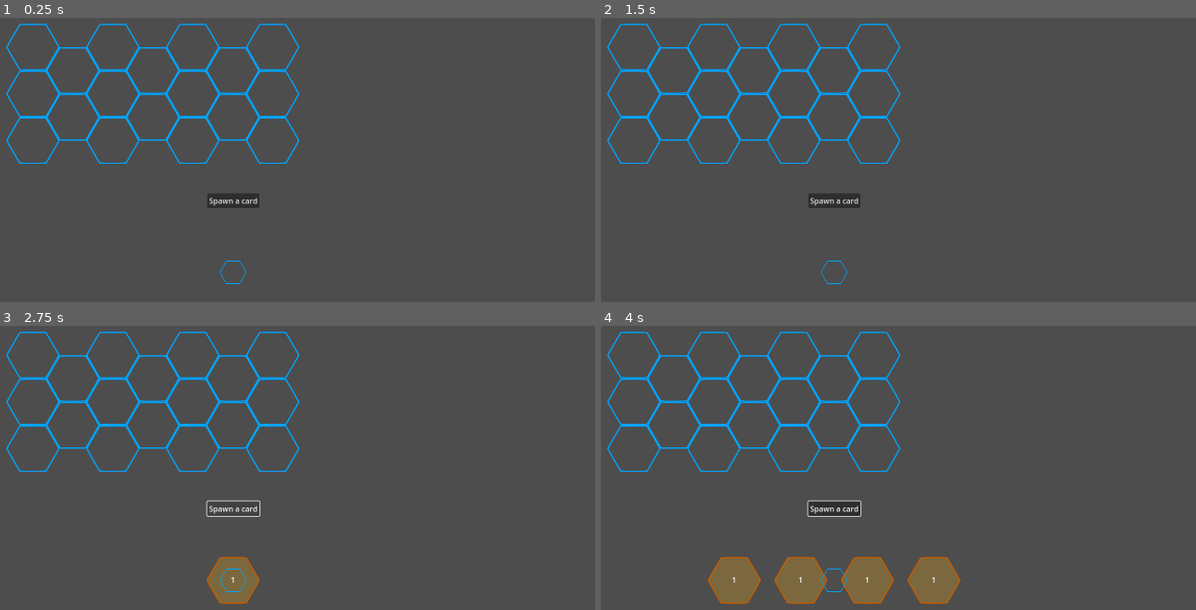
Above: before the commit, frames 1-4 (two rows, left to right).
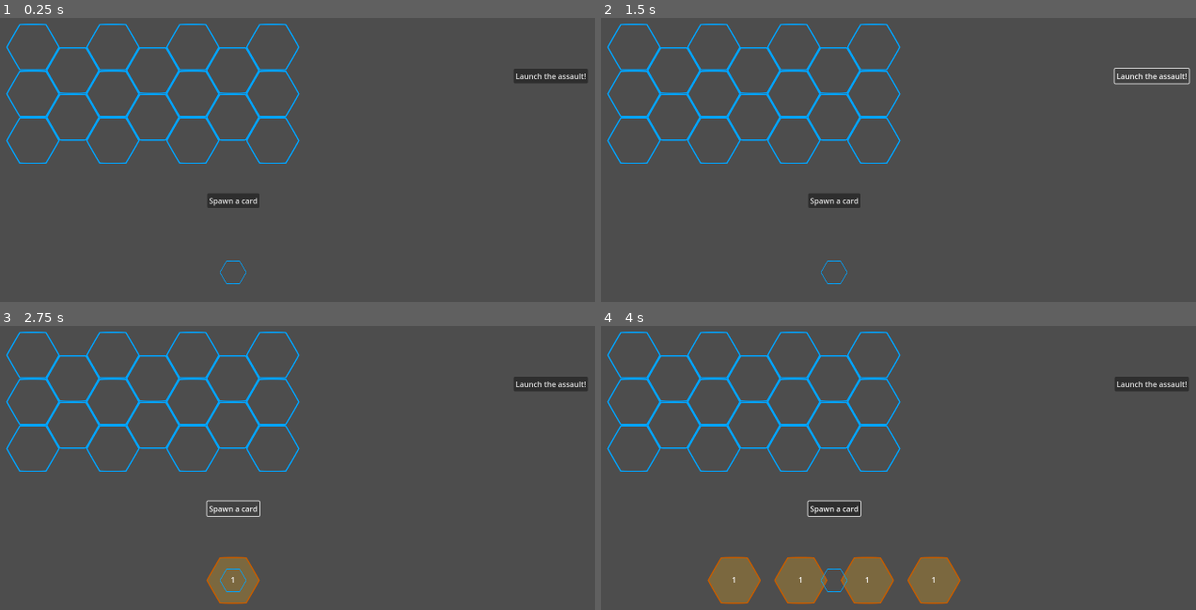
Above: after the commit, the same moments.

Repository: tysia2512/buzzco
Game: Godot game, scene res://scenes/main.tscn
The game is run twice, just before and just after one commit, with the same random seed, the same clock (stepped at 60 frames per second) and the same inputs.
Inputs (mouse positions are in pixels of both pictures, inside the frame that each line leads up to):
- Up to frame 1 (0.25 s): no input
- Up to frame 2 (1.5 s): click (1154, 74) at 0.5 s, where only the run after the commit has a clickable "Launch the assault!"; click (1154, 74) at 1.25 s, where only the run after the commit has a clickable "Launch the assault!"
- Up to frame 3 (2.75 s): click "Spawn a card" at 2 s
- Up to frame 4 (4 s): tap Enter at 2.75 s; move the mouse to (999, 453) at 2.77 s; hold Up (ui_up) 2.78-3.5 s; tap O at 2.85 s; click (999, 453) at 2.92 s; tap Space (ui_select) at 3.02, 3.5 s; drag from (684, 496) to (797, 558) at 3.52 s

The runs differ from the first frame. In frame 1, 0.6% of the frame differs, in the area x 86-99%, y 17-23%; in frame 2, 0.3%; in frame 3, 0.6%; in frame 4, 0.6%.

Commit message:
Put scripts in a new folder

Diff:
--- a/scenes/card.tscn
+++ b/scenes/card.tscn
@@ -1,6 +1,6 @@
 [gd_scene load_steps=3 format=3 uid="uid://dpctul3yh8g03"]
 
-[ext_resource type="Script" uid="uid://ckwpxrboijb8j" path="res://scenes/card.gd" id="1_6u4wf"]
+[ext_resource type="Script" uid="uid://ckwpxrboijb8j" path="res://scripts/card.gd" id="1_6u4wf"]
 [ext_resource type="Texture2D" uid="uid://dt3425k0ene5n" path="res://assets/hex_blue copy.svg" id="1_d81rb"]
 
 [node name="Card" type="Node2D"]
--- a/scenes/deck_n_hand.tscn
+++ b/scenes/deck_n_hand.tscn
@@ -1,7 +1,7 @@
 [gd_scene load_steps=4 format=3 uid="uid://qm813tqd45mo"]
 
-[ext_resource type="Script" uid="uid://cyupccclserhd" path="res://scenes/deck_n_hand.gd" id="1_fmhf8"]
-[ext_resource type="Script" uid="uid://0feak1ytnkat" path="res://scenes/card_spawn_point.gd" id="2_8h5ks"]
+[ext_resource type="Script" uid="uid://cyupccclserhd" path="res://scripts/deck_n_hand.gd" id="1_fmhf8"]
+[ext_resource type="Script" uid="uid://0feak1ytnkat" path="res://scripts/card_spawn_point.gd" id="2_8h5ks"]
 [ext_resource type="Texture2D" uid="uid://cea7tuoyppfy8" path="res://assets/hex_blue.svg" id="3_8h5ks"]
 
 [node name="DeckNHand" type="Node2D"]
--- a/scenes/grid_tile.tscn
+++ b/scenes/grid_tile.tscn
@@ -1,8 +1,8 @@
 [gd_scene load_steps=4 format=3 uid="uid://qvga7oo7m85q"]
 
-[ext_resource type="Script" uid="uid://cewurguepsev6" path="res://scenes/grid_tile.gd" id="1_0v2c5"]
+[ext_resource type="Script" uid="uid://cewurguepsev6" path="res://scripts/grid_tile.gd" id="1_0v2c5"]
 [ext_resource type="Texture2D" uid="uid://cea7tuoyppfy8" path="res://assets/hex_blue.svg" id="1_wprxu"]
-[ext_resource type="Script" uid="uid://dh2wsik7lhugt" path="res://scenes/grid_tile_sprite.gd" id="3_uvppq"]
+[ext_resource type="Script" uid="uid://dh2wsik7lhugt" path="res://scripts/grid_tile_sprite.gd" id="3_uvppq"]
 
 [node name="GridTile" type="Node2D"]
 script = ExtResource("1_0v2c5")
--- a/scenes/main.tscn
+++ b/scenes/main.tscn
@@ -1,7 +1,8 @@
-[gd_scene load_steps=3 format=3 uid="uid://rgnja06btpb7"]
+[gd_scene load_steps=4 format=3 uid="uid://rgnja06btpb7"]
 
 [ext_resource type="PackedScene" uid="uid://q1bx0oxeisoc" path="res://scenes/grid.tscn" id="1_0wfyh"]
 [ext_resource type="PackedScene" uid="uid://qm813tqd45mo" path="res://scenes/deck_n_hand.tscn" id="2_sugp2"]
+[ext_resource type="Script" uid="uid://da7y0ixwnlfln" path="res://scripts/point_counter.gd" id="3_sugp2"]
 
 [node name="Main" type="Node2D"]
 
@@ -18,8 +19,17 @@
 offset_top = 45.0
 offset_right = 1512.0
 offset_bottom = 109.0
+script = ExtResource("3_sugp2")
 
 [node name="PointCounterLabel" type="Label" parent="PointCounter"]
 layout_mode = 0
 offset_right = 40.0
 offset_bottom = 23.0
+
+[node name="LaunchAttackButton" type="Button" parent="."]
+offset_left = 1397.0
+offset_top = 242.0
+offset_right = 1555.0
+offset_bottom = 273.0
+text = "Launch the assault!
+"
--- a/scenes/card_spawn_point.gd
+++ b/scripts/card_spawn_point.gd
@@ -14,7 +14,6 @@
 	if cards.is_empty():
 		return
 	var card_width = cards[0].get_texture_size().x
-	print("W is: ", W, " and card width: ", card_width)
 	var gap = card_width / 4
 	var w = min(W, (len(cards) - 1) * card_width + (len(cards) - 1) * gap)
 
--- /dev/null
+++ b/scripts/point_counter.gd
@@ -0,0 +1 @@
+extends Control
Renamed: scenes/card.gd -> scripts/card.gd
Renamed: scenes/card.gd.uid -> scripts/card.gd.uid
Renamed: scenes/card_spawn_point.gd.uid -> scripts/card_spawn_point.gd.uid
Renamed: scenes/deck_n_hand.gd -> scripts/deck_n_hand.gd
Renamed: scenes/deck_n_hand.gd.uid -> scripts/deck_n_hand.gd.uid
Renamed: scenes/grid_tile.gd -> scripts/grid_tile.gd
Renamed: scenes/grid_tile.gd.uid -> scripts/grid_tile.gd.uid
Renamed: scenes/grid_tile_sprite.gd -> scripts/grid_tile_sprite.gd
Renamed: scenes/grid_tile_sprite.gd.uid -> scripts/grid_tile_sprite.gd.uid
Not shown, added: scripts/point_counter.gd.uid
